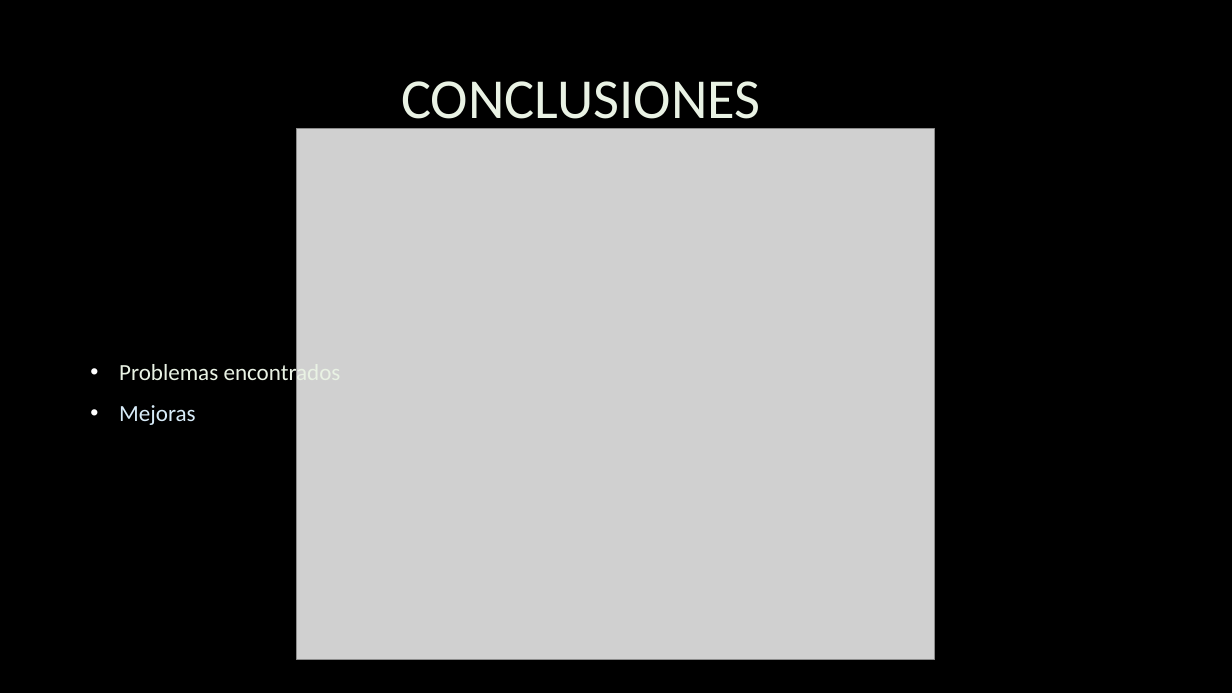
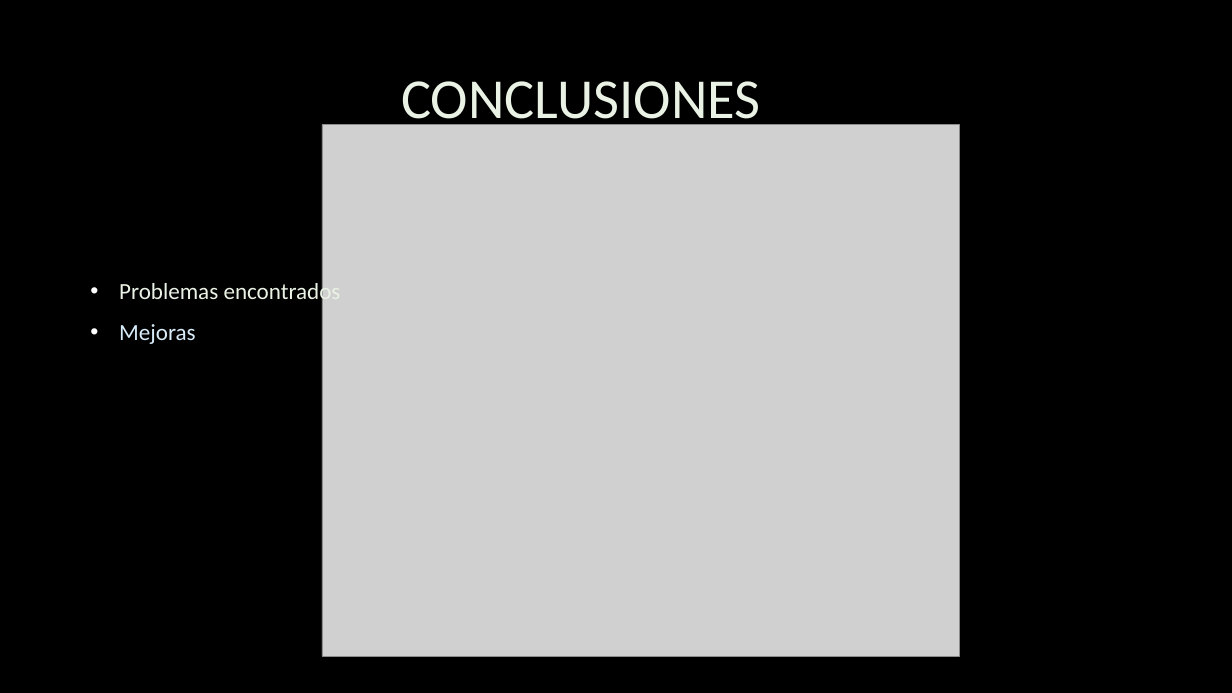
Before and after one commit to raulgb/IADIS, a slide deck: slide 7 of Habitatge_Mercat/Mercado_de_negociacion.pptx. Drawn at 1232x693 pixels with LibreOffice and Linux fonts; fonts in the diff are those of the drawing; grey boxes stand for pictures; background and template pictures are left out. Boxes give left, top, right and bottom in pixels: in the first picture for what was removed or moved away, otherwise in the second. Text is boxed around its words. In the diff, an @@ line names an element or a change of style, - is before the commit and + after.

Commit message:
PPT changes

```diff
--- a/Habitatge_Mercat/Mercado_de_negociacion.pptx
+++ b/Habitatge_Mercat/Mercado_de_negociacion.pptx
@@ picture: place and size @@
-picture at [297, 128, 934, 660]
+picture at [322, 125, 959, 656]
@@ text "Problemas encontrados": place and size @@
-text "Problemas encontrados" at [119, 361, 341, 425]
+text "Problemas encontrados" at [119, 280, 341, 344]
```
Also in this commit, not shown: 2 other slides changed.
